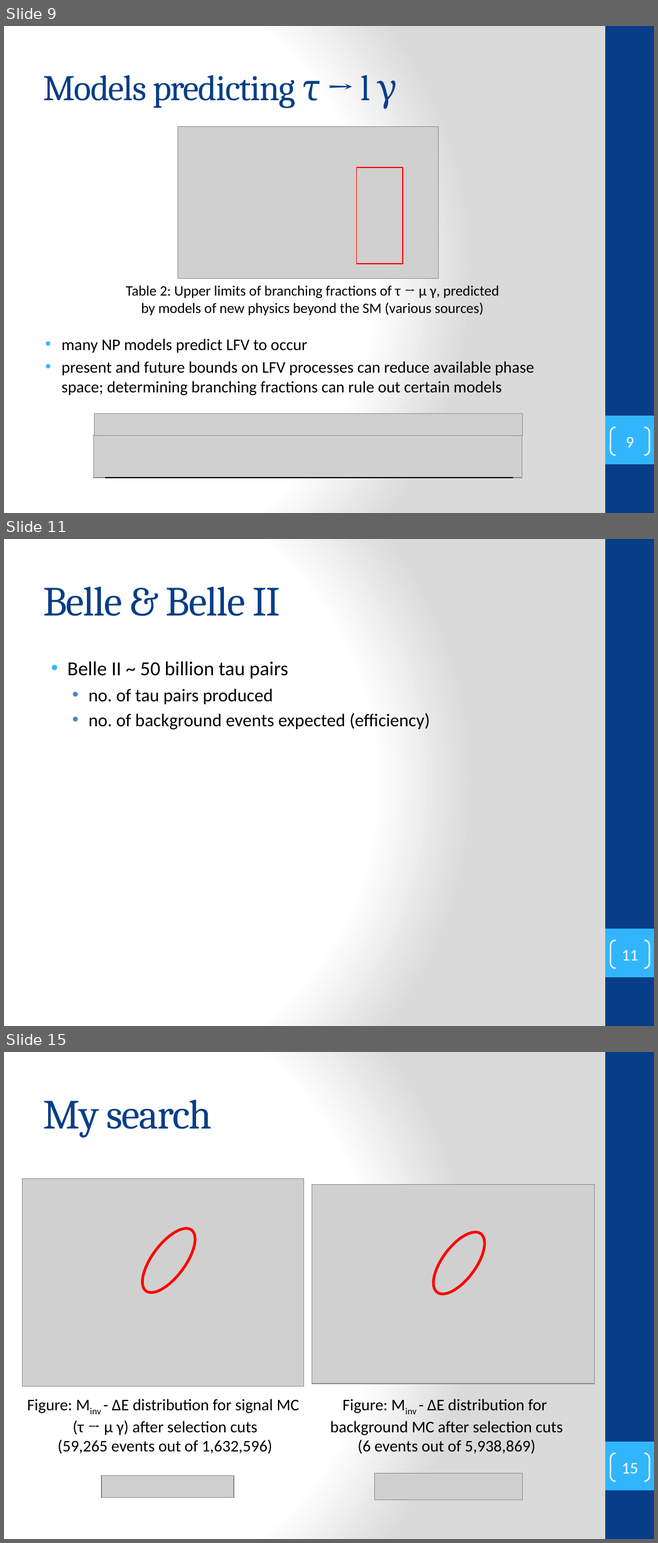
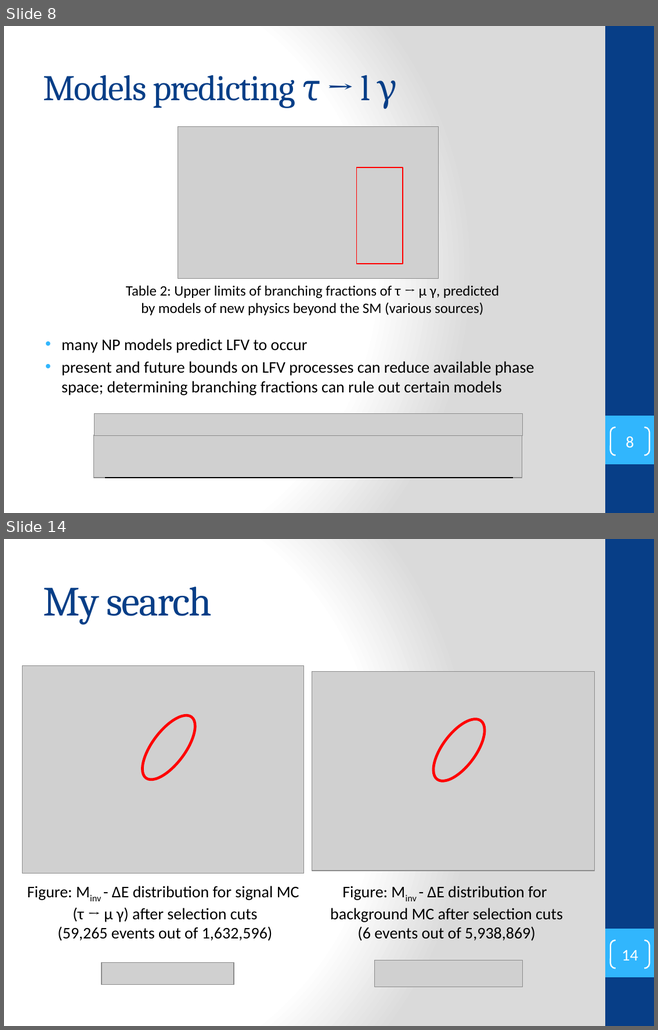
Before and after one commit to secret-agent-drone/lit-review, a slide deck: LiteratureReview_talk/lit_review_talk.pptx. Shown one above the other, each under a label of ours: slides 9, 11 and 15 before the commit, slides 8 and 14 after it; the slides between them are not shown. The pictures are 658x1543 and 658x1030 pixels, drawn with LibreOffice and Linux fonts; fonts in the diff are those of the drawing; grey boxes stand for pictures. Boxes give left, top, right and bottom in pixels: in the first picture for what was removed or moved away, otherwise in the second. Text is boxed around its words. In the diff, an @@ line names an element or a change of style, - is before the commit and + after.

```diff
--- a/LiteratureReview_talk/lit_review_talk.pptx
+++ b/LiteratureReview_talk/lit_review_talk.pptx
@@ slide 11 removed at <box>4,539,654,1026</box>, background gradient #FFFFFF to #DADADA; not listed: 2 template elements that a slide beside it also shows @@
@@ title removed at <box>43,587,280,616</box> @@
-Belle & Belle II
@@ text removed at <box>67,661,430,730</box> @@
-• Belle II ~ 50 billion tau pairs
-  • no. of tau pairs produced
-  • no. of background events expected (efficiency)
@@ page number removed at <box>610,940,649,968</box> @@
-11
@@ what was slide 9 is now slide 8 @@
@@ page number at <box>625,437,633,448</box>: text changed @@
-9
+8
@@ what was slide 15 is now slide 14 @@
@@ page number at <box>621,950,637,961</box>: text changed @@
-15
+14
```
Also in this commit, not shown: 7 slides changed, 1 slide added, 1 other slide removed, 10 other files.
